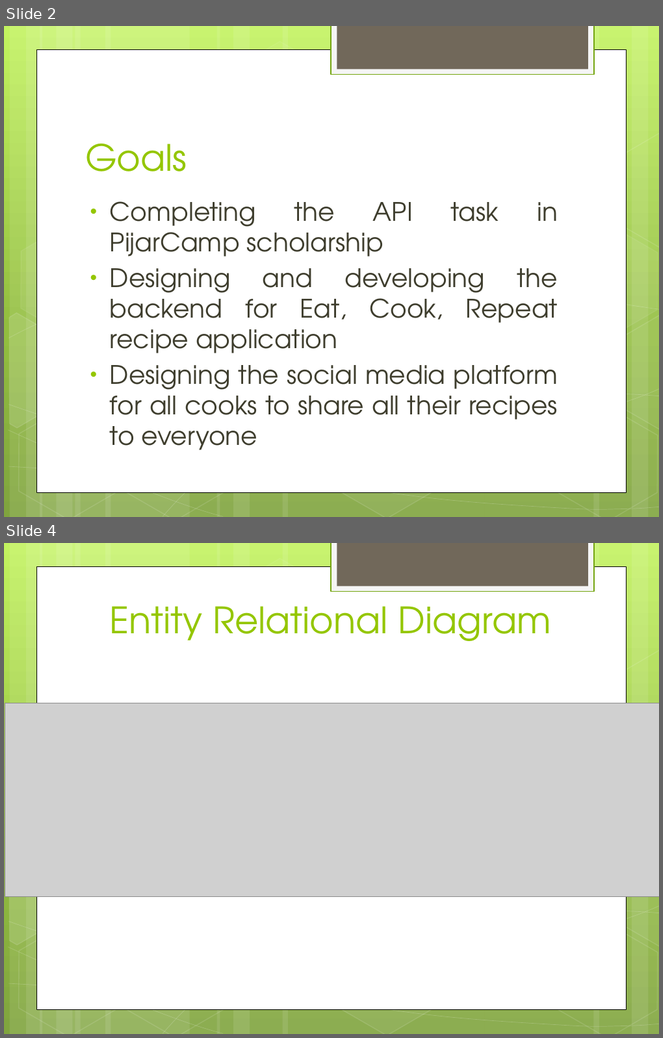
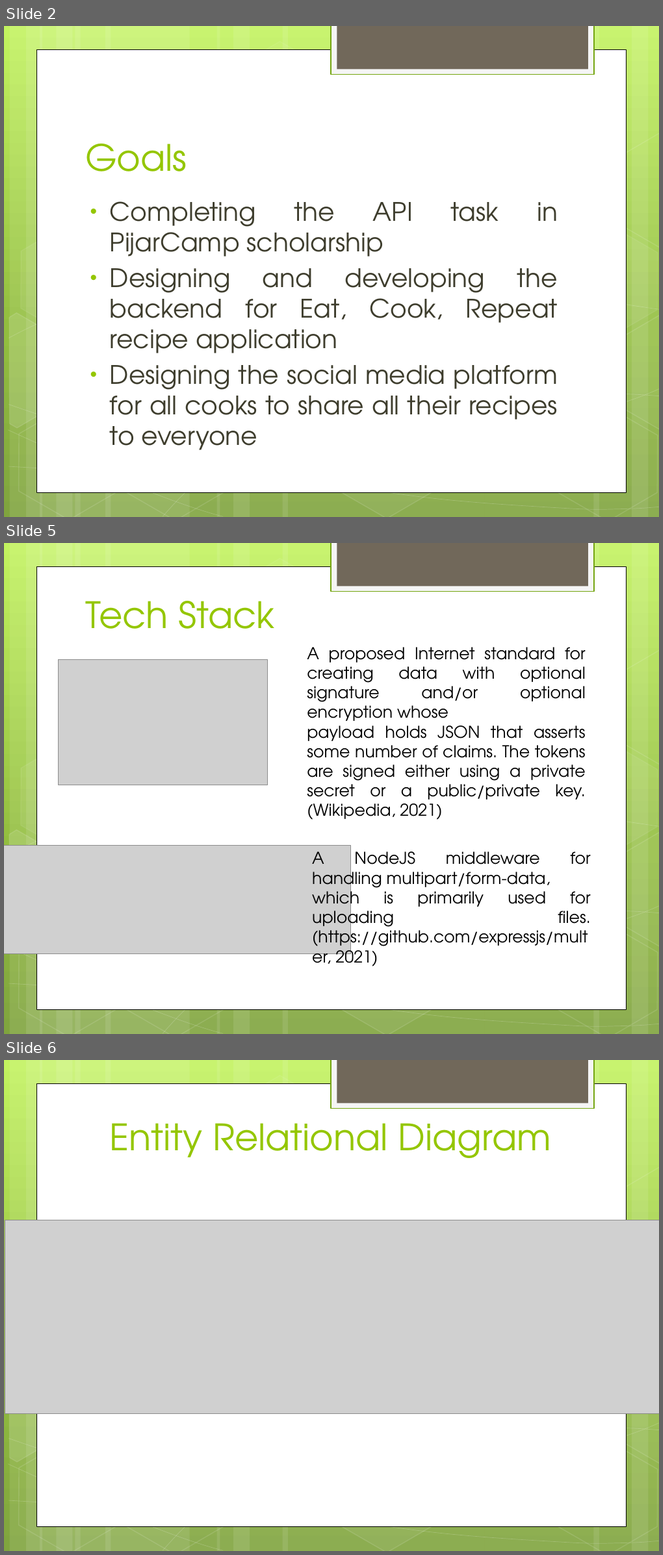
Before and after one commit to bagus25dzikri06/PijarCamp2022, a slide deck: eat-cook-repeat/EAT, COOK, REPEAT.pptx. Shown one above the other, each under a label of ours: slides 2 and 4 before the commit, slides 2, 5 and 6 after it; the slides between them are not shown. The pictures are 663x1038 and 663x1555 pixels, drawn with LibreOffice and Linux fonts; fonts in the diff are those of the drawing; grey boxes stand for pictures. Boxes give left, top, right and bottom in pixels: in the first picture for what was removed or moved away, otherwise in the second. Text is boxed around its words. In the diff, an @@ line names an element or a change of style, - is before the commit and + after.

```diff
--- a/eat-cook-repeat/EAT, COOK, REPEAT.pptx
+++ b/eat-cook-repeat/EAT, COOK, REPEAT.pptx
@@ slide 5 added at (4,543,659,1034), background gradient #C3F35F to #93BF3F to #81A53E; not listed: 31 template elements that a slide beside it also shows @@
@@ title added at (85,601,275,629), 40 pt, text #94C600 @@
+Tech Stack
@@ picture added at (59,659,267,785) @@
@@ text added at (307,647,586,820), 18 pt, text #000000 @@
+A proposed Internet standard for creating data with optional signature and/or optional encryption whose
+payload holds JSON that asserts some number of claims. The tokens are signed either using a private secret or a public/private key. (Wikipedia, 2021)
@@ picture added at (4,846,350,954) @@
@@ text added at (312,852,590,967), 18 pt, text #000000 @@
+A NodeJS middleware for handling multipart/form-data, which is primarily used for uploading files. (https://github.com/expressjs/multer, 2021)
@@ what was slide 4 is now slide 6 @@
```
Also in this commit, not shown: 3 other slides added, 2 slides removed, 31 other files.
